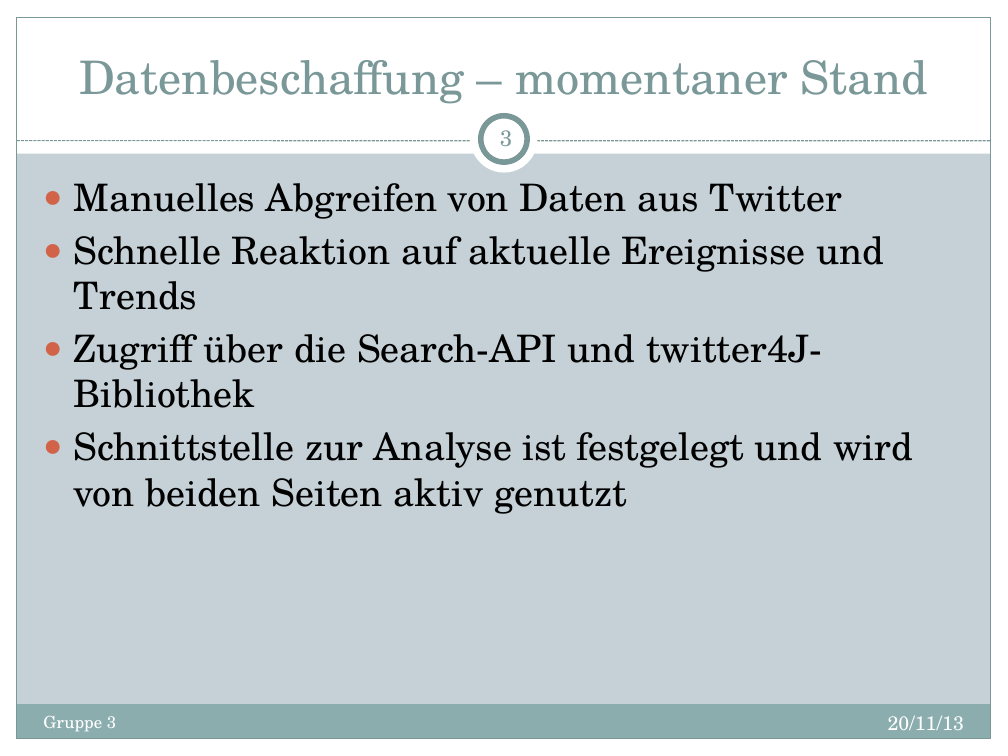
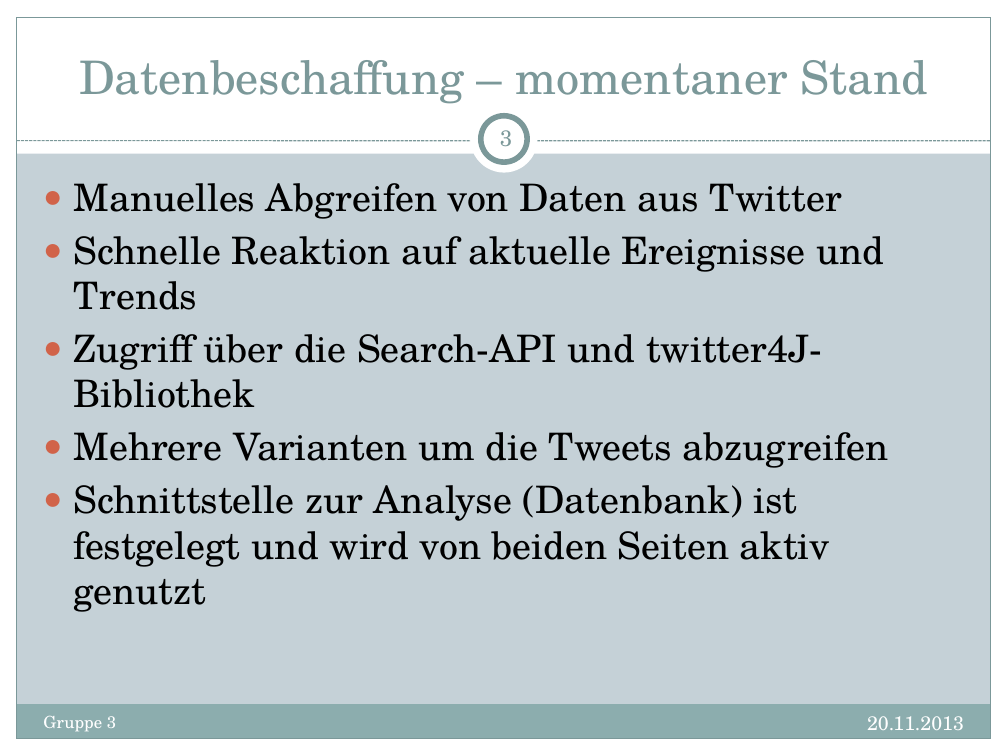
Before and after one commit to d-f/bugfree-octo-ironman, a slide deck: slide 3 of presentations/Termin2.pptx. Drawn at 1008x756 pixels with LibreOffice and Linux fonts; fonts in the diff are those of the drawing. Boxes give left, top, right and bottom in pixels: in the first picture for what was removed or moved away, otherwise in the second. Text is boxed around its words. In the diff, an @@ line names an element or a change of style, - is before the commit and + after.

```diff
--- a/presentations/Termin2.pptx
+++ b/presentations/Termin2.pptx
@@ text at (73, 432, 889, 612): text changed @@
-● Schnittstelle zur Analyse ist festgelegt und wird von beiden Seiten aktiv genutzt
+● Mehrere Varianten um die Tweets abzugreifen
+● Schnittstelle zur Analyse (Datenbank) ist festgelegt und wird von beiden Seiten aktiv genutzt
@@ text at (867, 716, 964, 730): text changed @@
-20/11/13
+20.11.2013
```
Also in this commit, not shown: 13 other slides changed, 3 slides added, 1 other file.
